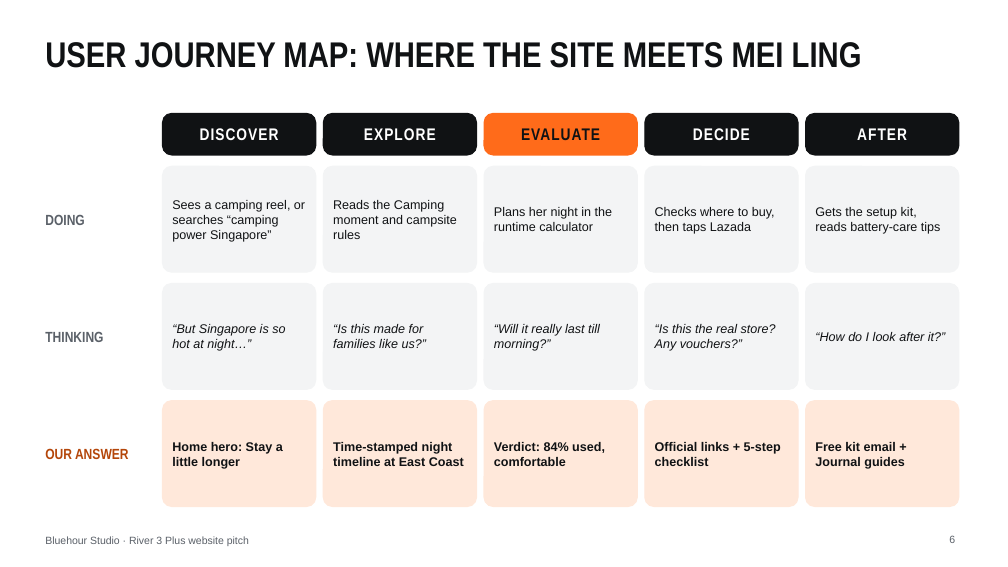
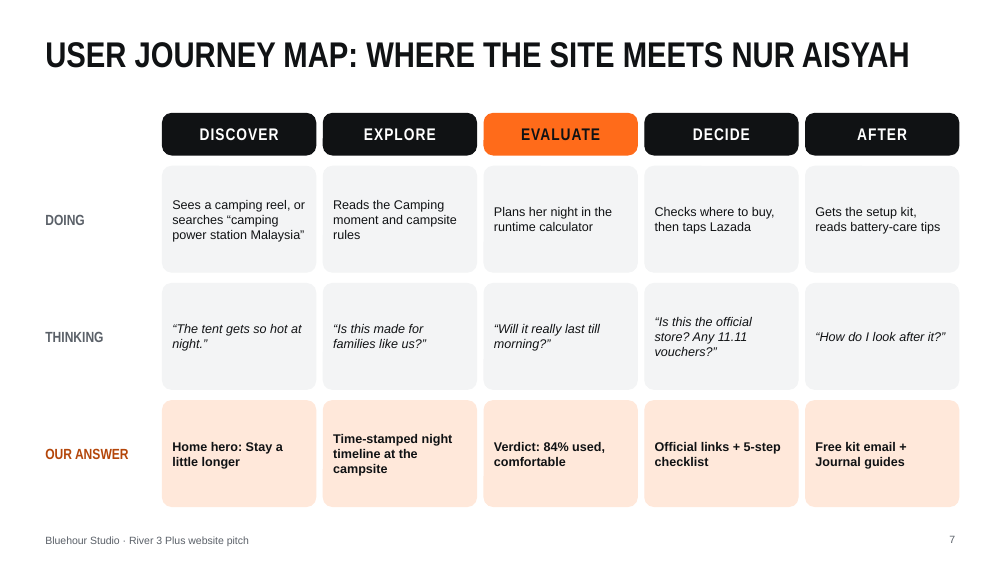
Before and after one commit to thecpinsiders/CS2024-Project-Website, a slide deck: slide 7 of Bluehour-Pitch-Deck.pptx (slide 6 before the commit). Drawn at 1008x567 pixels with LibreOffice and Linux fonts; fonts in the diff are those of the drawing. Boxes give left, top, right and bottom in pixels: in the first picture for what was removed or moved away, otherwise in the second. Text is boxed around its words. In the diff, an @@ line names an element or a change of style, - is before the commit and + after.

```diff
--- a/Bluehour-Pitch-Deck.pptx
+++ b/Bluehour-Pitch-Deck.pptx
@@ title at bbox=[45, 42, 910, 68]: text changed @@
-USER JOURNEY MAP: WHERE THE SITE MEETS MEI LING
+USER JOURNEY MAP: WHERE THE SITE MEETS NUR AISYAH
@@ text at bbox=[172, 200, 305, 242]: text changed @@
-Sees a camping reel, or searches “camping power Singapore”
+Sees a camping reel, or searches “camping power station Malaysia”
@@ text at bbox=[172, 324, 301, 351]: text changed @@
-“But Singapore is so hot at night…”
+“The tent gets so hot at night.”
@@ text at bbox=[655, 317, 752, 356]: text changed @@
-“Is this the real store? Any vouchers?”
+“Is this the official store? Any 11.11 vouchers?”
@@ text at bbox=[333, 434, 453, 476]: text changed @@
-Time-stamped night timeline at East Coast
+Time-stamped night timeline at the campsite
@@ page number at bbox=[949, 536, 955, 543]: text changed @@
-6
+7
```
Also in this commit, not shown: 2 other slides changed, 1 slide added, 4 other files.
